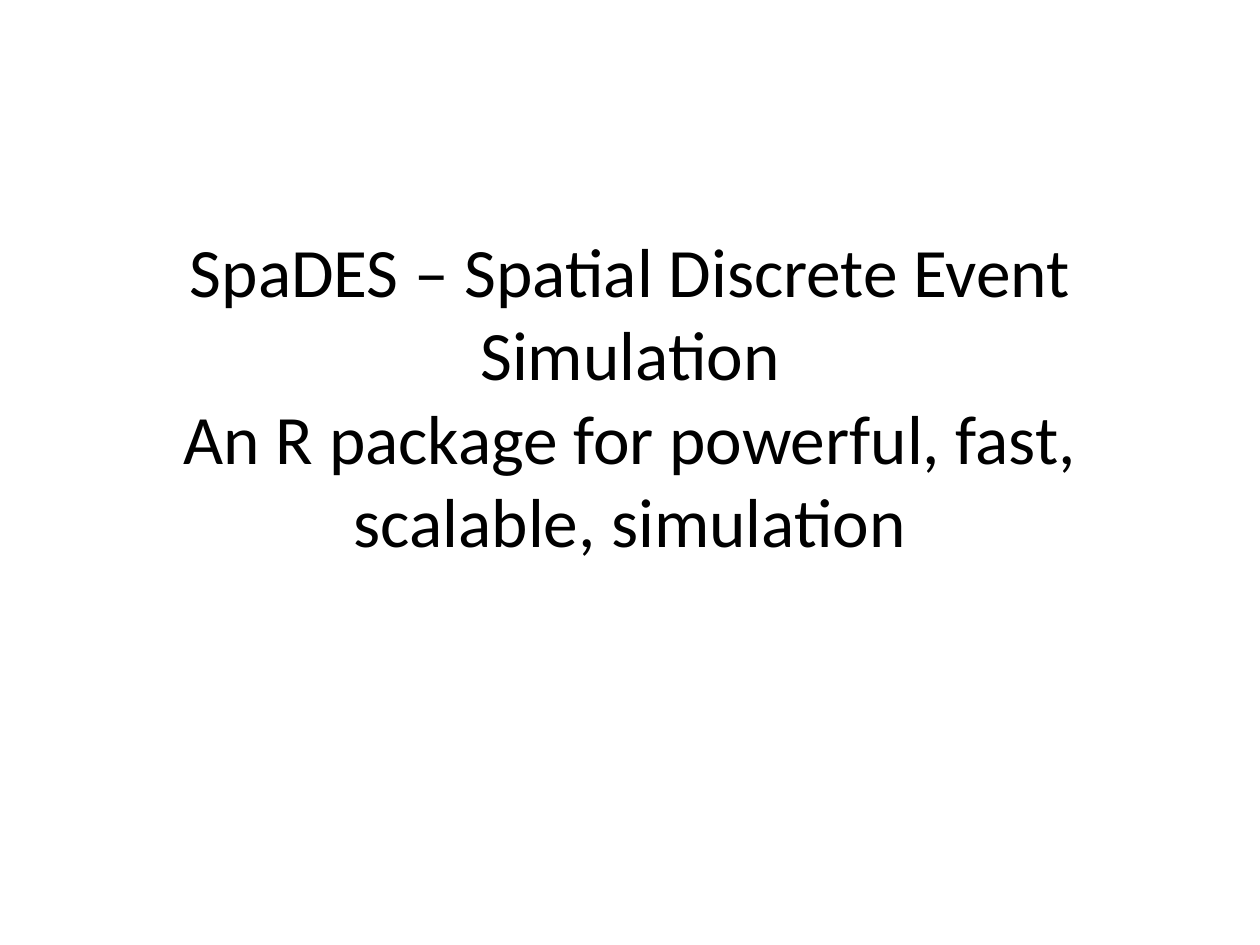
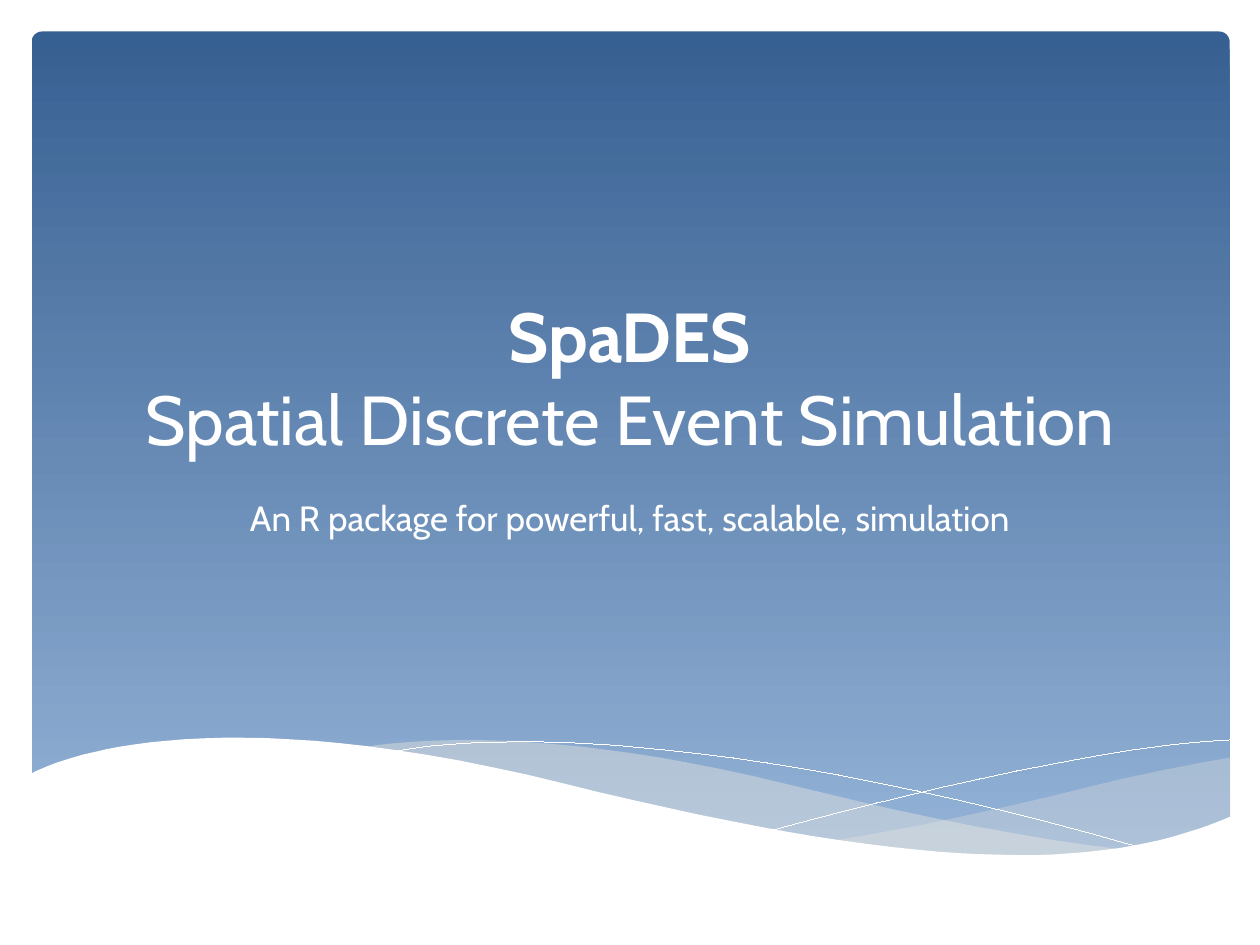
Before and after one commit to PredictiveEcology/SpaDES, a slide deck: slide 1 of development/SpaDES – Spatial Discrete Event Simulation.pptx. Drawn at 1260x945 pixels with LibreOffice and Linux fonts; fonts in the diff are those of the drawing. Boxes give left, top, right and bottom in pixels: in the first picture for what was removed or moved away, otherwise in the second. Text is boxed around its words. In the diff, an @@ line names an element or a change of style, - is before the commit and + after.

```diff
--- a/development/SpaDES – Spatial Discrete Event Simulation.pptx
+++ b/development/SpaDES – Spatial Discrete Event Simulation.pptx
@@ rounded rectangle added at (32, 32, 1230, 863), fill gradient #376092 to #95B3D7 @@
@@ title "SpaDES Spatial Discrete Event Simulation" at (145, 312, 1115, 461): vertical alignment middle to bottom @@
@@ title at (145, 312, 1115, 461): text changed; font Calibri to Cabin; text colour #000000 to #FFFFFF @@
-SpaDES – Spatial Discrete Event Simulation
-An R package for powerful, fast, scalable, simulation
+SpaDES
+Spatial Discrete Event Simulation
@@ subtitle added at (250, 505, 1010, 540), 20 pt, text #FFFFFF @@
+An R package for powerful, fast, scalable, simulation
@@ group added at (29, 738, 1231, 922): 5 freeform shapes @@
```
Also in this commit, not shown: 7 other slides changed, 2 slides removed, 28 other files.
